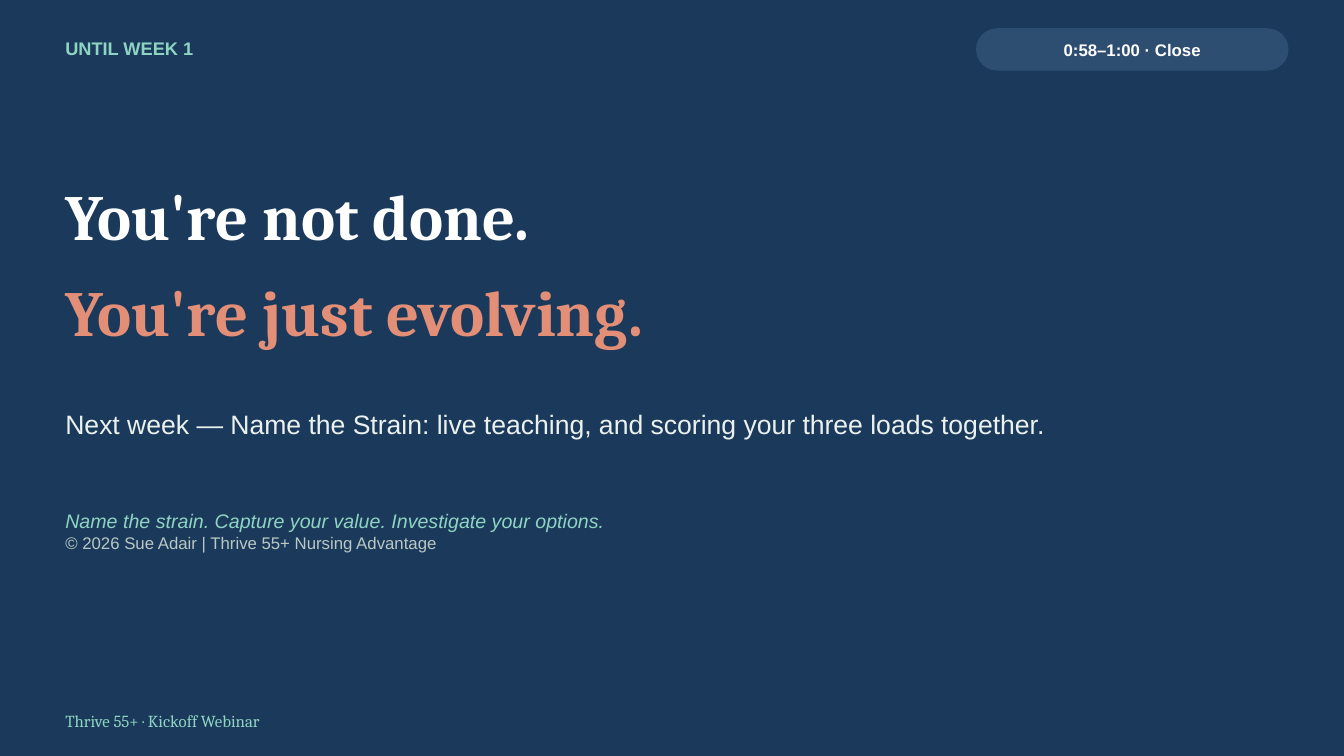
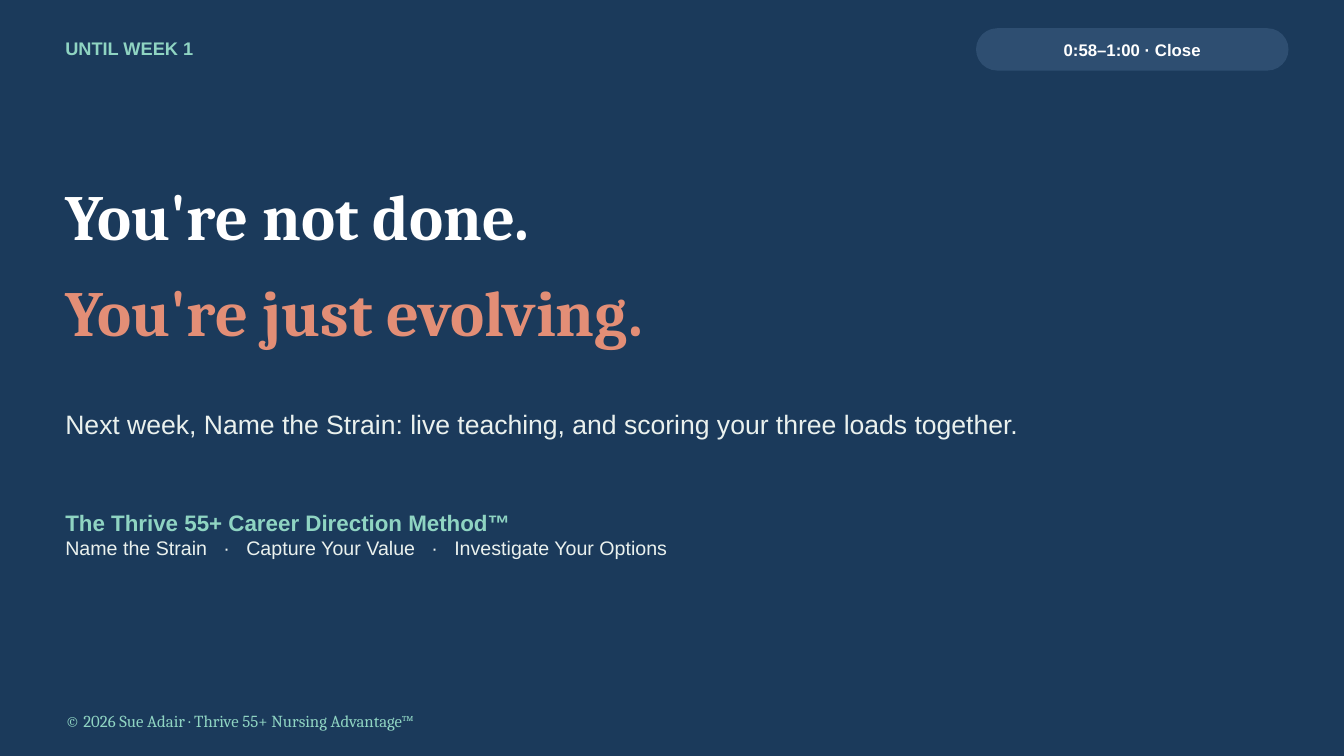
Before and after one commit to MissTully/Thrive-55, a slide deck: slide 17 of webinars/Thrive55_Week0_Kickoff_Zoom.pptx. Drawn at 1344x756 pixels with LibreOffice and Linux fonts; fonts in the diff are those of the drawing. Boxes give left, top, right and bottom in pixels: in the first picture for what was removed or moved away, otherwise in the second. Text is boxed around its words. In the diff, an @@ line names an element or a change of style, - is before the commit and + after.

```diff
--- a/webinars/Thrive55_Week0_Kickoff_Zoom.pptx
+++ b/webinars/Thrive55_Week0_Kickoff_Zoom.pptx
@@ text at (65,414,1018,440): text changed @@
-Next week — Name the Strain: live teaching, and scoring your three loads together.
+Next week, Name the Strain: live teaching, and scoring your three loads together.
@@ text at (65,515,667,559): text changed; text colour #8FD4C2 to #EAF1EE; italic off @@
-Name the strain. Capture your value. Investigate your options.
-© 2026 Sue Adair | Thrive 55+ Nursing Advantage
+The Thrive 55+ Career Direction Method™
+Name the Strain · Capture Your Value · Investigate Your Options
@@ text at (83,715,414,731): text changed @@
-Thrive 55+ · Kickoff Webinar
+© 2026 Sue Adair · Thrive 55+ Nursing Advantage™
```
Also in this commit, not shown: 16 other slides changed.
